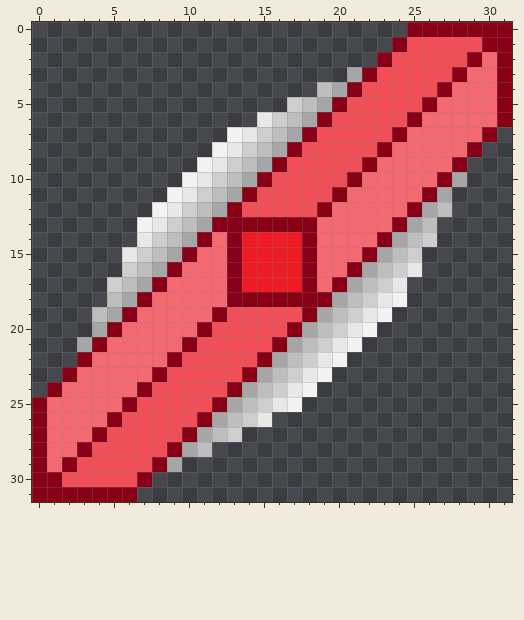
File history of a pixel-art sprite, src/assets/sprite/mirror/1.png. Above, as it was before the edit.
The file is 32x32 pixels.
The same view after the edit:
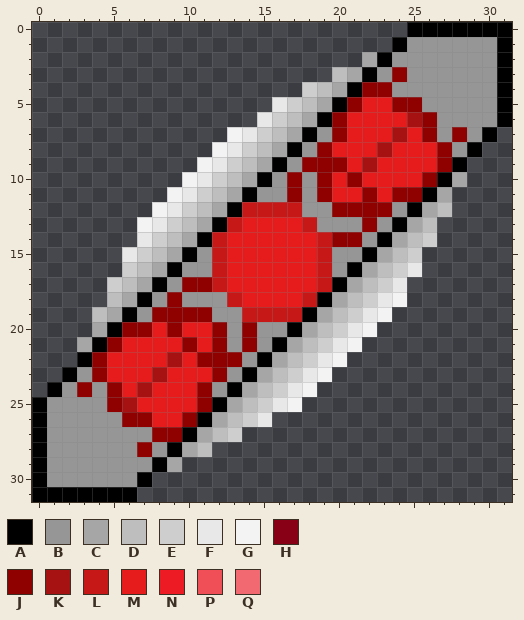
Palette (. is transparent): A #000000  B #969696  C #a6a6a6  D #bebebe  E #cecece  F #e8e8e8  G #f3f3f3  H #880015  J #8f0101  K #a61111  L #c71818  M #e61c1c  N #ed1c24  P #f04f57  Q #f36971
From old to new:
Changed rows in their new state; - is an unchanged pixel.
first column x 0:
 0 -------------------------AAAAAAA
 1 ------------------------ABBBBBBA
 2 ----------------------CABBBBBBBA
 3 --------------------D-ABJBBBBBBA
 4 ------------------E--AJJBBBBBBBA
 5 ----------------F---AJMMJJBBBBBA
 6 -------------------AJMMMMKJBBBBA
 7 ------------------ABJMMMKMJBJBA-
 8 -----------------ABJMMMKMMMJBA--
 9 ----------------ABJJJMKMMMMJA---
10 ---------------ABJBJMJMMMMJA----
11 --------------ABBJBJMMJMJJA-----
12 -------------ALLLLBBJJJJBA------
13 ------------ALMMMMLBBBJBA-------
14 -----------ALMMMMMMLJJBA--------
15 ----------ABLMMMMMMLBBA---------
16 ---------ABBLMMMMMMLBA----------
17 --------ABJJLMMMMMMLA-----------
18 -------ABJBBBLMMMMLA------------
19 ------ABJJJJBBLLLLA-------------
20 -----AJJMJMMJBJBBA--------------
21 ----AJMMMMJMJBJBA---------------
22 ---AJMMMMKMJJJBA----------------
23 --ABJMMMKMMMJBA-----------------
24 -ABJBJMKMMMJBA------------------
25 ABBBBJKMMMMJA-------------------
26 ABBBBBJJMMJA--------------------
27 ABBBBBBBJJA---------------------
28 ABBBBBBJBA----------------------
29 ABBBBBBBA-----------------------
30 ABBBBBBA------------------------
31 AAAAAAA-------------------------
Changed places in both pictures, as pixel boxes (x1, y1, x2, y2):
changed: (32, 22, 512, 502)
